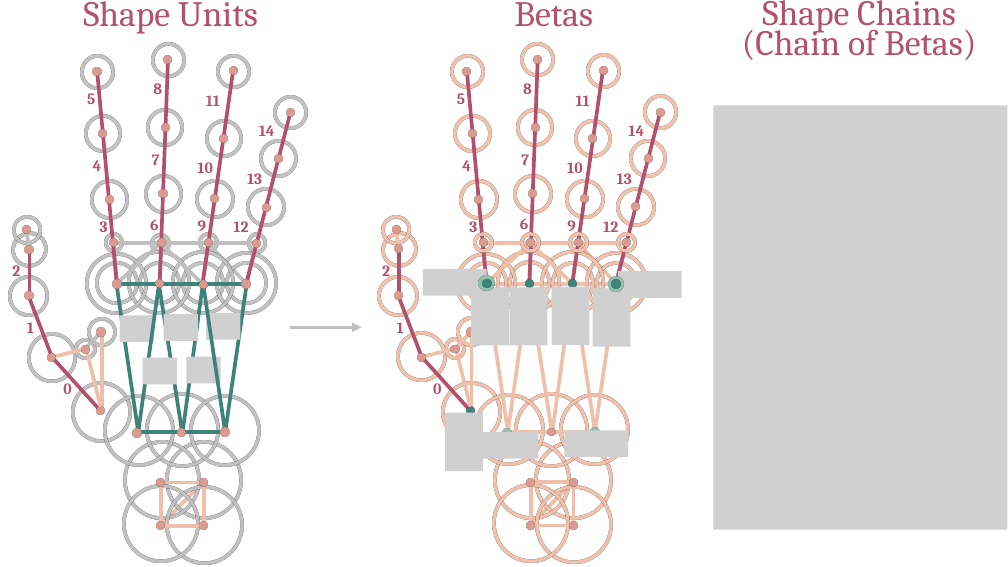
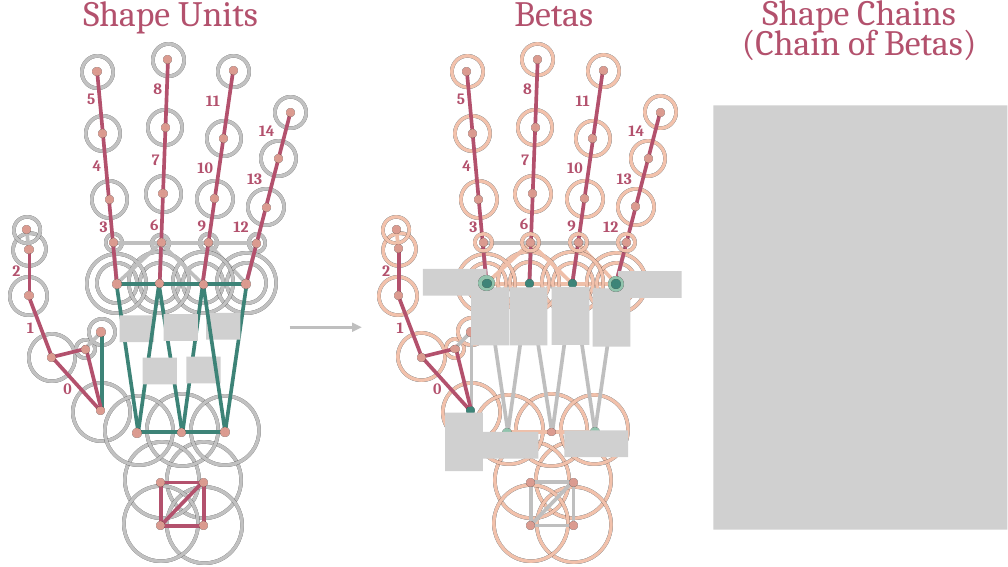
Before and after one commit to anastasia-tkach/honline-tex, a slide deck: slide 14 of Notations.pptx (slide 15 before the commit). Drawn at 1008x567 pixels with LibreOffice and Linux fonts; fonts in the diff are those of the drawing; grey boxes stand for pictures. Boxes give left, top, right and bottom in pixels: in the first picture for what was removed or moved away, otherwise in the second. Text is boxed around its words. In the diff, an @@ line names an element or a change of style, - is before the commit and + after.

```diff
--- a/Notations.pptx
+++ b/Notations.pptx
@@ line (627, 243) - (484, 243): stroke #EFBFA9 3.5 pt to #BFBFBF 3.5 pt @@
@@ line (486, 283) - (508, 432): stroke #EFBFA9 3.5 pt to #BFBFBF 3.5 pt @@
@@ line (508, 432) - (529, 283): stroke #EFBFA9 3.5 pt to #BFBFBF 3.5 pt @@
@@ line (552, 432) - (529, 283): stroke #EFBFA9 3.5 pt to #BFBFBF 3.5 pt @@
@@ line (553, 432) - (573, 283): stroke #EFBFA9 3.5 pt to #BFBFBF 3.5 pt @@
@@ line (595, 432) - (573, 283): stroke #EFBFA9 3.5 pt to #BFBFBF 3.5 pt @@
@@ line (595, 432) - (617, 283): stroke #EFBFA9 3.5 pt to #BFBFBF 3.5 pt @@
@@ line (85, 349) - (52, 357): stroke #EFBFA9 3.5 pt to #B3516D 3.5 pt @@
@@ line (85, 346) - (101, 407): stroke #EFBFA9 3.5 pt to #B3516D 3.5 pt @@
@@ line (102, 332) - (102, 412): stroke #EFBFA9 3.5 pt to #3D8377 3.5 pt @@
@@ line (454, 349) - (422, 357): stroke #EFBFA9 3.5 pt to #B3516D 3.5 pt @@
@@ line (472, 332) - (454, 349): stroke #EFBFA9 3.5 pt to #BFBFBF 3.5 pt @@
@@ line (455, 345) - (470, 407): stroke #EFBFA9 3.5 pt to #B3516D 3.5 pt @@
@@ line (472, 332) - (472, 412): stroke #EFBFA9 3.5 pt to #BFBFBF 3.5 pt @@
@@ line (160, 527) - (203, 482): stroke #EFBFA9 3.5 pt to #B3516D 3.5 pt @@
@@ line (161, 481) - (161, 528): stroke #EFBFA9 3.5 pt to #B3516D 3.5 pt @@
@@ line (162, 482) - (204, 482): stroke #EFBFA9 3.5 pt to #B3516D 3.5 pt @@
@@ line (204, 528) - (204, 481): stroke #EFBFA9 3.5 pt to #B3516D 3.5 pt @@
@@ line (529, 527) - (572, 482): stroke #EFBFA9 3.5 pt to #BFBFBF 3.5 pt @@
@@ line (531, 481) - (531, 527): stroke #EFBFA9 3.5 pt to #BFBFBF 3.5 pt @@
@@ line (532, 482) - (574, 482): stroke #EFBFA9 3.5 pt to #BFBFBF 3.5 pt @@
@@ line (574, 527) - (574, 481): stroke #EFBFA9 3.5 pt to #BFBFBF 3.5 pt @@
@@ line (204, 526) - (161, 526): stroke #EFBFA9 3.5 pt to #B3516D 3.5 pt @@
@@ line (574, 526) - (531, 526): stroke #EFBFA9 3.5 pt to #BFBFBF 3.5 pt @@
```
Also in this commit, not shown: 1 other slide changed, 1 slide removed, 4 other files.
